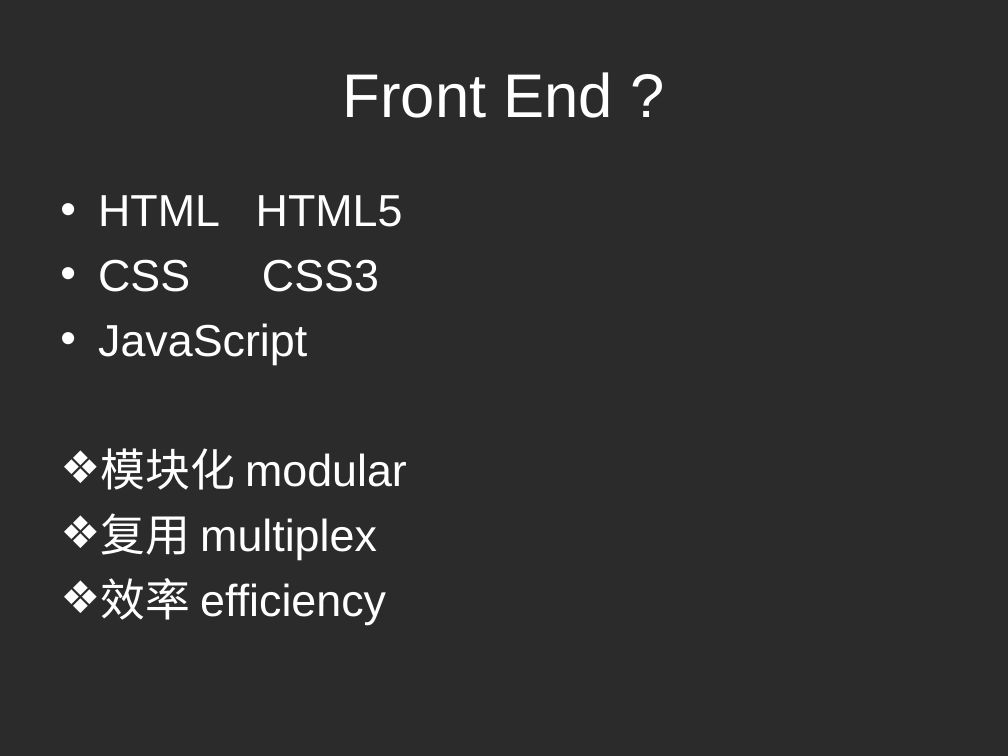
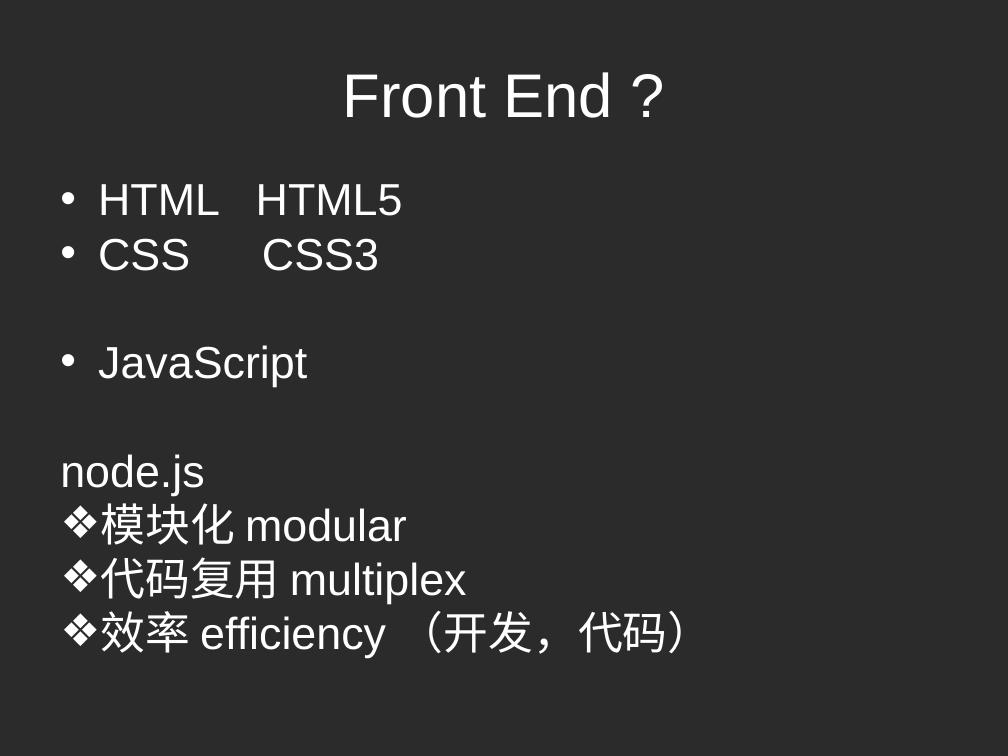
Before and after one commit to georgebbbb/web, a slide deck: slide 6 of FrontEnd.ppt (slide 5 before the commit). Drawn at 1008x756 pixels with LibreOffice and Linux fonts; fonts in the diff are those of the drawing; background and template pictures are left out; a plain dark background stands for a picture behind light text. Boxes give left, top, right and bottom in pixels: in the first picture for what was removed or moved away, otherwise in the second. Text is boxed around its words. In the diff, an @@ line names an element or a change of style, - is before the commit and + after.

```diff
--- a/FrontEnd.ppt
+++ b/FrontEnd.ppt
@@ text at [98, 184, 407, 545]: line spacing 1 to 0.8 @@
@@ text at [60, 454, 204, 495]: paragraph added @@
+node.js
@@ text at [100, 557, 713, 658]: text changed @@
-❖ 复用 multiplex
-❖ 效率 efficiency
+❖ 代码复用 multiplex
+❖ 效率 efficiency （开发，代码）
```
Also in this commit, not shown: 3 other slides changed, 9 slides added, 3 slides removed, 16 other files.
